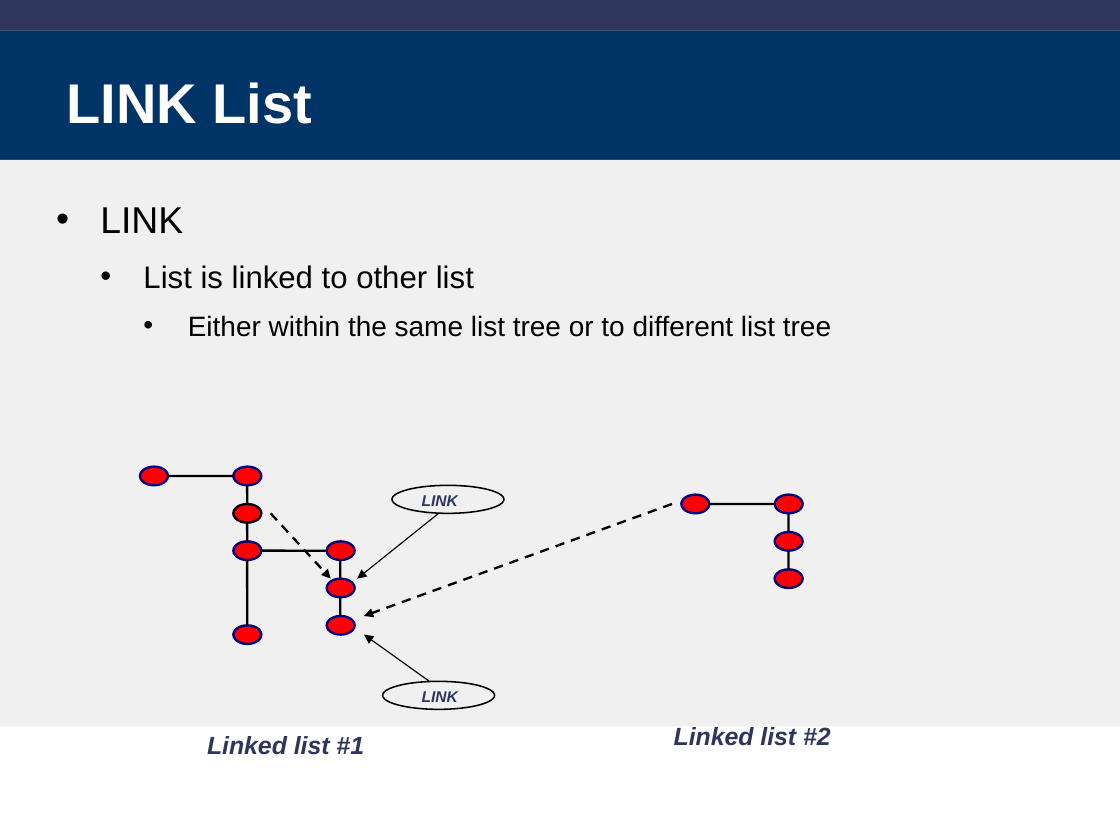
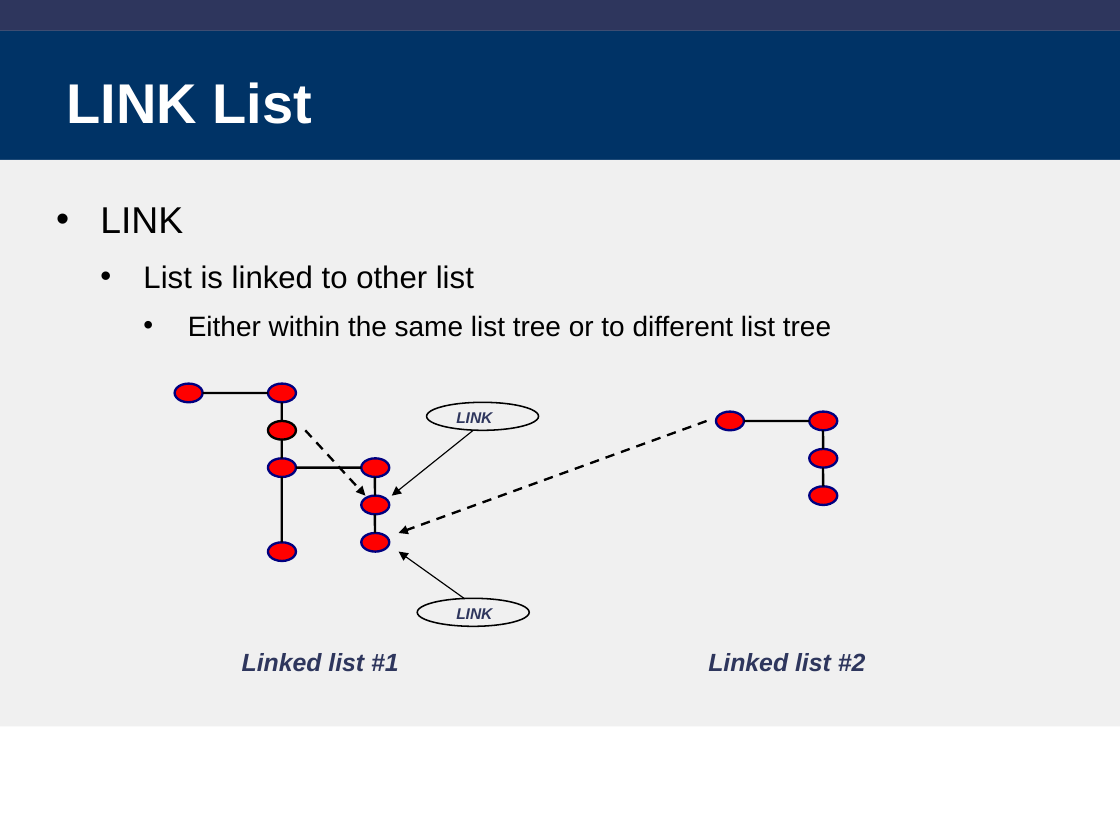
Before and after one commit to libm3l/libm3l, a slide deck: slide 10 of clibm-3l.ppt (slide 8 before the commit). Drawn at 1120x840 pixels with LibreOffice and Linux fonts; fonts in the diff are those of the drawing; background and template pictures are left out. Boxes give left, top, right and bottom in pixels: in the first picture for what was removed or moved away, otherwise in the second. Text is boxed around its words. In the diff, an @@ line names an element or a change of style, - is before the commit and + after.

```diff
--- a/clibm-3l.ppt
+++ b/clibm-3l.ppt
@@ ellipse: place and size @@
-ellipse at box(233, 625, 261, 644)
+ellipse at box(268, 384, 296, 403)
@@ line moved from (261, 551) - (327, 551) to (203, 393) - (268, 393) @@
@@ ellipse: place and size @@
-ellipse at box(775, 569, 803, 588)
+ellipse at box(810, 412, 838, 431)
@@ 3 lines: place and size @@
-3 lines at box(248, 485, 788, 579)
+3 lines at box(282, 440, 823, 533)
@@ arrow added from (474, 430) to (392, 496), #000000 0.74 pt @@
@@ 7 ellipses, 3 texts, 2 lines, 2 arrows: place and size @@
-7 ellipses, 3 texts, 2 lines, 2 arrows at box(140, 467, 803, 755)
+7 ellipses, 3 texts, 2 lines, 2 arrows at box(175, 384, 838, 672)
@@ 3 lines: place and size @@
-3 lines at box(248, 523, 788, 616)
+3 lines at box(282, 402, 823, 496)
@@ line moved from (168, 476) - (233, 476) to (296, 468) - (362, 468) @@
@@ ellipse: place and size @@
-ellipse at box(327, 616, 355, 635)
+ellipse at box(362, 458, 390, 477)
@@ 3 ellipses: place and size @@
-3 ellipses at box(233, 467, 803, 560)
+3 ellipses at box(268, 458, 838, 552)
@@ ellipse: place and size @@
-ellipse at box(233, 541, 261, 560)
+ellipse at box(268, 542, 296, 561)
@@ arrow moved from (439, 513) - (357, 579) to (464, 598) - (399, 551) @@
@@ arrow removed from (429, 681) to (364, 635) @@
@@ text "Linked list #2": place and size @@
-text "Linked list #2" at box(674, 727, 831, 746)
+text "Linked list #2" at box(708, 653, 866, 672)
```
Also in this commit, not shown: 14 other slides changed, 7 slides added, 5 other files.
